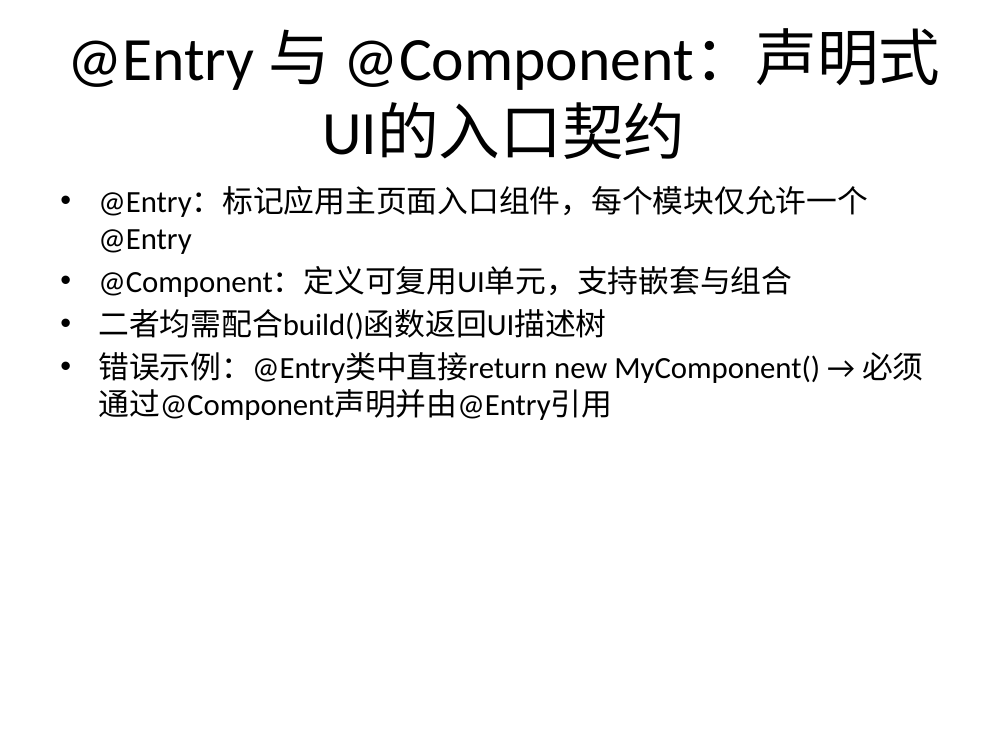
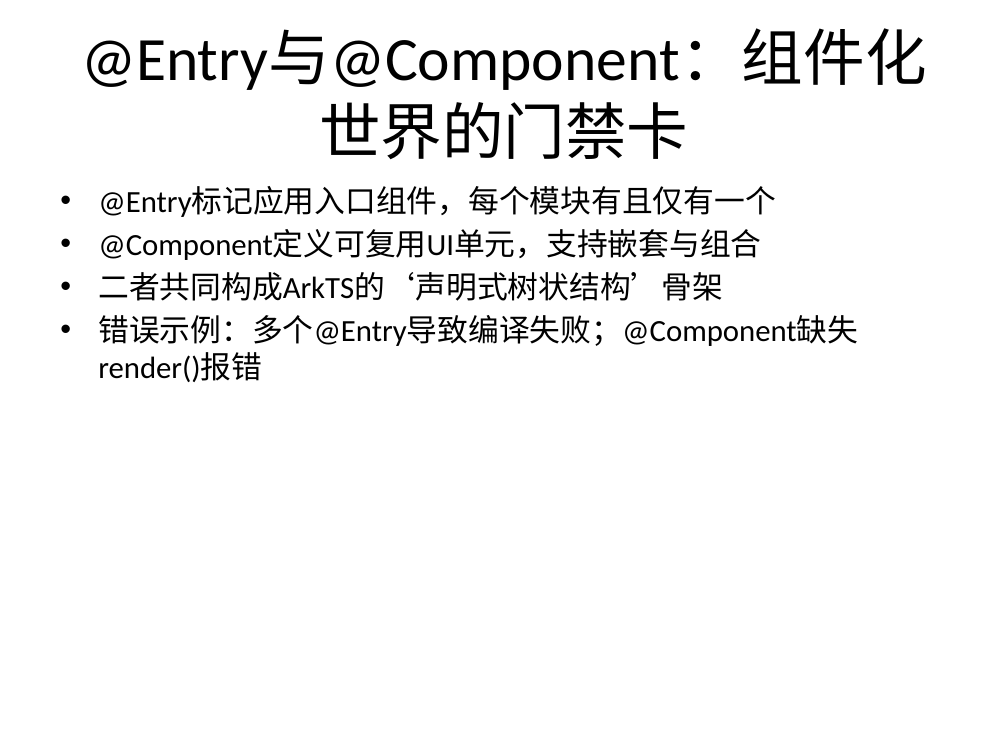
Before and after one commit to Lxlorange/zhiyan, a slide deck: slide 3 of backend/generated/pptx/classroom-2-item-12.pptx (slide 4 before the commit). Drawn at 1008x756 pixels with LibreOffice and Linux fonts; fonts in the diff are those of the drawing. Boxes give left, top, right and bottom in pixels: in the first picture for what was removed or moved away, otherwise in the second. Text is boxed around its words. In the diff, an @@ line names an element or a change of style, - is before the commit and + after.

```diff
--- a/backend/generated/pptx/classroom-2-item-12.pptx
+++ b/backend/generated/pptx/classroom-2-item-12.pptx
@@ title at (81,29,927,159): text changed @@
-@Entry 与 @Component：声明式UI的入口契约
+@Entry与@Component：组件化世界的门禁卡
@@ text at (98,186,858,382): text changed @@
-• @Entry：标记应用主页面入口组件，每个模块仅允许一个@Entry
-• @Component：定义可复用UI单元，支持嵌套与组合
-• 二者均需配合build()函数返回UI描述树
-• 错误示例：@Entry类中直接return new MyComponent() → 必须通过@Component声明并由@Entry引用
+• @Entry标记应用入口组件，每个模块有且仅有一个
+• @Component定义可复用UI单元，支持嵌套与组合
+• 二者共同构成ArkTS的‘声明式树状结构’骨架
+• 错误示例：多个@Entry导致编译失败；@Component缺失render()报错
```
Also in this commit, not shown: 4 other slides changed, 2 slides added, 2 slides removed, 30 other files.
